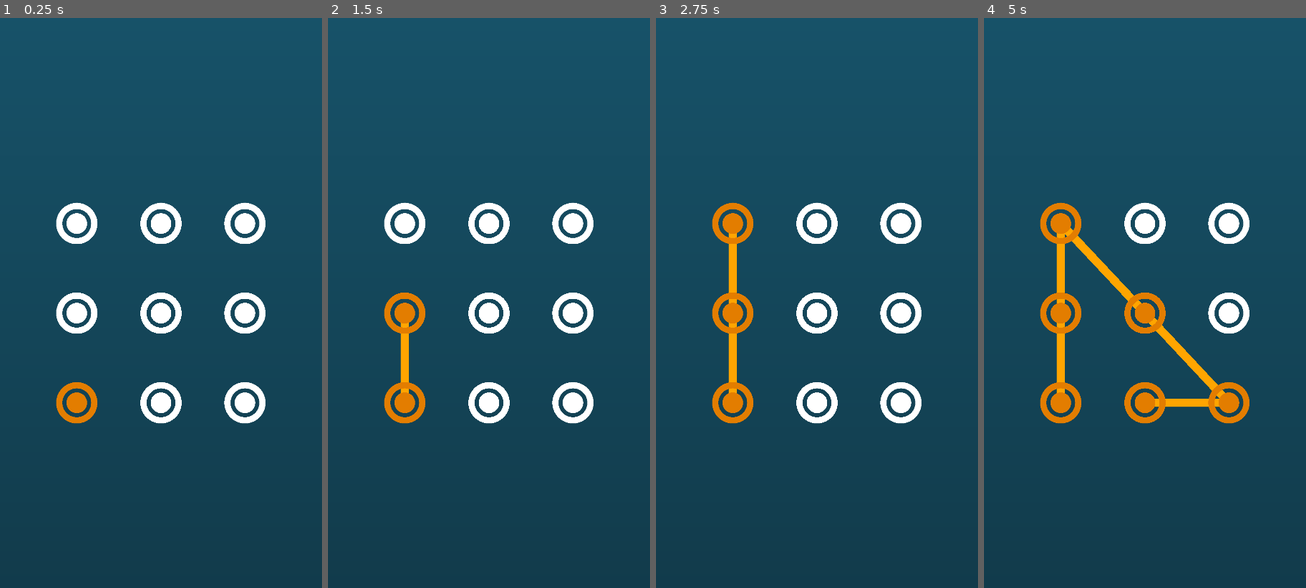
Above: before the commit, frames 1-4 (left to right).
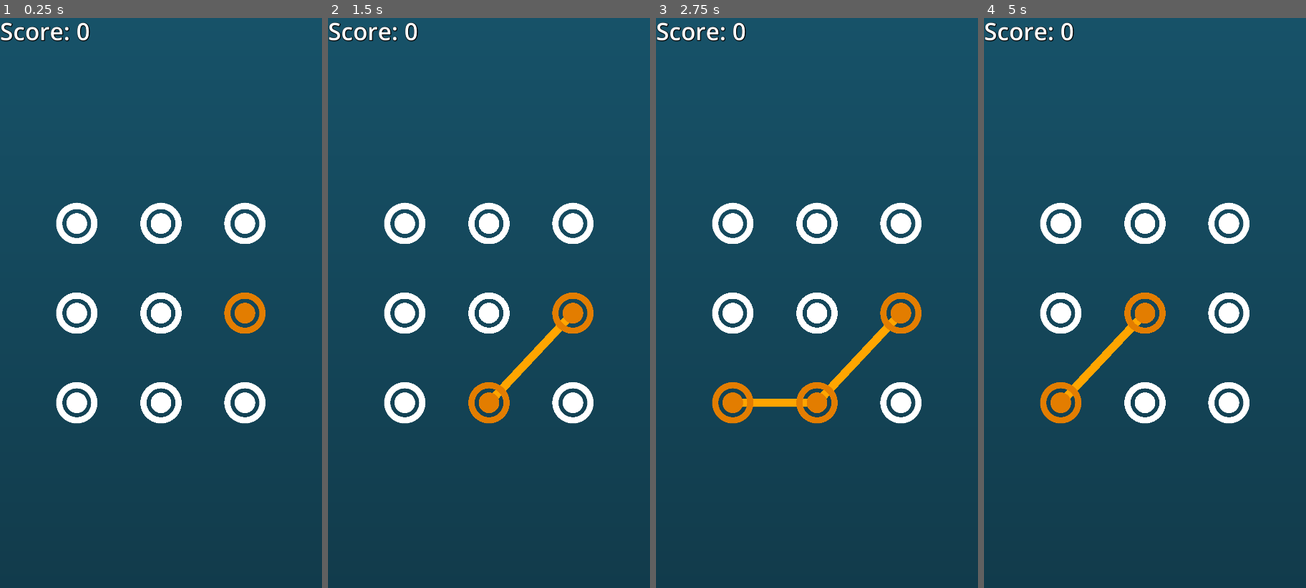
Above: after the commit, the same moments.

Repository: tJamesD/dot-line-matcher
Game: Godot game, scene res://Scenes/main.tscn
Two runs of this game, one before a commit and one after it. Both use one fixed random seed, a clock stepped at 60 frames per second and the inputs below.
Inputs (mouse positions are in pixels of both pictures, inside the frame that each line leads up to):
- Up to frame 1 (0.25 s): no input
- Up to frame 2 (1.5 s): tap Enter at 0.5 s; move the mouse to (405, 223) at 0.52 s; tap Space at 1.25 s; move the mouse to (489, 223) at 1.27 s
- Up to frame 3 (2.75 s): move the mouse to (900, 223) at 2.02 s
- Up to frame 4 (5 s): tap Enter at 2.75, 4.25 s; move the mouse to (1061, 314) at 2.77 s; tap Space at 3.5 s; move the mouse to (1145, 314) at 3.52 s; move the mouse to (1228, 314) at 4.27 s

The runs differ from the first frame. In frame 1, 1.6% of the frame differs, in the area x 0-83%, y 0-72%; in frame 2, 3.4%; in frame 3, 3.9%; in frame 4, 4.8%.

Commit message:
score added

Diff:
--- a/Scenes/main.tscn
+++ b/Scenes/main.tscn
@@ -1,8 +1,14 @@
-[gd_scene load_steps=6 format=3 uid="uid://btt8t0iqov2lk"]
+[gd_scene load_steps=8 format=3 uid="uid://btt8t0iqov2lk"]
 
 [ext_resource type="Script" uid="uid://dsb0gcdpokhbx" path="res://Scripts/dots_manager.gd" id="1_bo1nx"]
 [ext_resource type="PackedScene" uid="uid://ct0creunkhh4g" path="res://Scenes/dot.tscn" id="1_jjgbg"]
+[ext_resource type="Script" uid="uid://bl2ua0htfp4e" path="res://Scenes/ui.gd" id="1_jjvhh"]
 [ext_resource type="PackedScene" uid="uid://c1pqc135ih2pq" path="res://Scenes/line.tscn" id="3_8gbba"]
+
+[sub_resource type="LabelSettings" id="LabelSettings_kry3j"]
+font_size = 80
+shadow_size = 8
+shadow_color = Color(0, 0, 0, 1)
 
 [sub_resource type="Gradient" id="Gradient_7u77a"]
 colors = PackedColorArray(0.0915493, 0.324222, 0.413157, 1, 0.0486, 0.14277, 0.18, 1)
@@ -14,6 +20,15 @@
 fill_to = Vector2(0, 2)
 
 [node name="Main" type="Node2D"]
+
+[node name="CanvasLayer" type="CanvasLayer" parent="."]
+script = ExtResource("1_jjvhh")
+
+[node name="Score" type="Label" parent="CanvasLayer"]
+offset_right = 40.0
+offset_bottom = 23.0
+text = "Score: 0"
+label_settings = SubResource("LabelSettings_kry3j")
 
 [node name="Control" type="Control" parent="."]
 layout_mode = 3
@@ -37,42 +52,43 @@
 
 [node name="Dots" type="Node" parent="."]
 
-[node name="Node2D" type="Node2D" parent="."]
+[node name="DotManager" type="Node2D" parent="."]
 script = ExtResource("1_bo1nx")
+gen_length = 3
 
-[node name="Dot0" parent="Node2D" instance=ExtResource("1_jjgbg")]
+[node name="Dot0" parent="DotManager" instance=ExtResource("1_jjgbg")]
 position = Vector2(257.5, 700)
 scale = Vector2(0.184176, 0.184176)
 
-[node name="Dot1" parent="Node2D" instance=ExtResource("1_jjgbg")]
+[node name="Dot1" parent="DotManager" instance=ExtResource("1_jjgbg")]
 position = Vector2(540, 700)
 scale = Vector2(0.184176, 0.184176)
 
-[node name="Dot2" parent="Node2D" instance=ExtResource("1_jjgbg")]
+[node name="Dot2" parent="DotManager" instance=ExtResource("1_jjgbg")]
 position = Vector2(821.5, 700)
 scale = Vector2(0.184176, 0.184176)
 
-[node name="Dot3" parent="Node2D" instance=ExtResource("1_jjgbg")]
+[node name="Dot3" parent="DotManager" instance=ExtResource("1_jjgbg")]
 position = Vector2(257.5, 1000)
 scale = Vector2(0.184176, 0.184176)
 
-[node name="Dot4" parent="Node2D" instance=ExtResource("1_jjgbg")]
+[node name="Dot4" parent="DotManager" instance=ExtResource("1_jjgbg")]
 position = Vector2(540, 1000)
 scale = Vector2(0.184176, 0.184176)
 
-[node name="Dot5" parent="Node2D" instance=ExtResource("1_jjgbg")]
+[node name="Dot5" parent="DotManager" instance=ExtResource("1_jjgbg")]
 position = Vector2(821.5, 1000)
 scale = Vector2(0.184176, 0.184176)
 
-[node name="Dot6" parent="Node2D" instance=ExtResource("1_jjgbg")]
+[node name="Dot6" parent="DotManager" instance=ExtResource("1_jjgbg")]
 position = Vector2(257.5, 1300)
 scale = Vector2(0.184176, 0.184176)
 
-[node name="Dot7" parent="Node2D" instance=ExtResource("1_jjgbg")]
+[node name="Dot7" parent="DotManager" instance=ExtResource("1_jjgbg")]
 position = Vector2(540, 1300)
 scale = Vector2(0.184176, 0.184176)
 
-[node name="Dot8" parent="Node2D" instance=ExtResource("1_jjgbg")]
+[node name="Dot8" parent="DotManager" instance=ExtResource("1_jjgbg")]
 position = Vector2(821.5, 1300)
 scale = Vector2(0.184176, 0.184176)
 
--- /dev/null
+++ b/Scenes/ui.gd
@@ -0,0 +1,11 @@
+extends CanvasLayer
+
+@onready var score_label = $Score
+@onready var dot_manager = $"../DotManager" # Dot manager name is awful.
+
+func _ready():
+	dot_manager.connect("score_increased", Callable(self,"_update_score_label"))
+
+func _update_score_label(amt : int):
+	#print("SIGNAL REIECVED")
+	score_label.text = "Score: " + str(amt)
--- a/Scripts/dot.gd
+++ b/Scripts/dot.gd
@@ -41,14 +41,14 @@
 		#current_dot.emit(self)
 		if dot_manager.user_guess.count(self) == 0:
 			dot_manager.user_guess.append(self)
-			print("SELFCHECK: " + str(dot_manager.user_guess))
+			#print("SELFCHECK: " + str(dot_manager.user_guess))
 			_check_solution()
 
 
 func _check_solution():
 	var index : int = 0
 	for dot in dot_manager.user_guess:
-		print("USER_GUESS NAME: " + dot.name + " PATTERNAME: " + dot_manager.pattern[index].name)
+		#print("USER_GUESS NAME: " + dot.name + " PATTERNAME: " + dot_manager.pattern[index].name)
 		if dot != dot_manager.pattern[index]:
 			print("Wrong Guess!!!")
 			wrong_pattern.emit()
--- a/Scripts/dots_manager.gd
+++ b/Scripts/dots_manager.gd
@@ -19,6 +19,8 @@
 @onready var active_dot = null
 
 @onready var debug_counter =0
+
+signal score_increased(amt :int)
 
 var animate = true
 var draw_allowed = false
@@ -80,7 +82,7 @@
 	active_dot = user_guess[-1]
 
 func _move_draw_window():
-	#print("USER_GUESSES: " + str(user_guess))
+	print("USER_GUESSES: " + str(user_guess))
 	#print("DOt1: " + str(dot_1_index) + " DOT2: " + str(dot_2_index))
 	if len(user_guess) == 1:
 		dot_1_index = 0
@@ -120,8 +122,9 @@
 	#print(dot)
 	if active_dot != null:
 		if(debug_counter % 100 == 0):
-			print("LINE DOT: " + active_dot.name)
-		debug_counter += 1
+			pass
+			#print("LINE DOT: " + active_dot.name)
+		#debug_counter += 1
 		#print(dot.position)
 		#print(get_viewport().get_mouse_position())
 		#var local_mouse = dot.get_parent().to_local(get_viewport().get_mouse_position())
@@ -197,7 +200,9 @@
 
 func _increase_score():
 	score += 1
-	print(score)
+	score_increased.emit(score)
+	#print(score)
+	#increaseScore.emit(amt)
 	#_move_draw_window()
 	_reset_to_new_pattern()
 
Not shown, added: Scenes/ui.gd.uid
